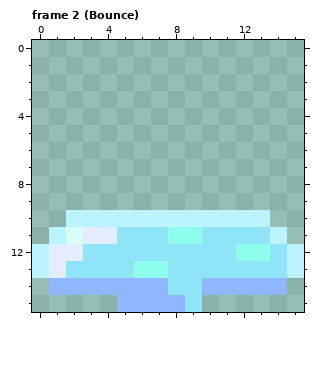
Two states of a pixel-art file, Olympus/Sprites/Level1/Mushroom.aseprite. The picture above was drawn from the file before the commit.
16x16 pixels, 4 frames. Shown: frame 2 (Bounce).
And afterwards:
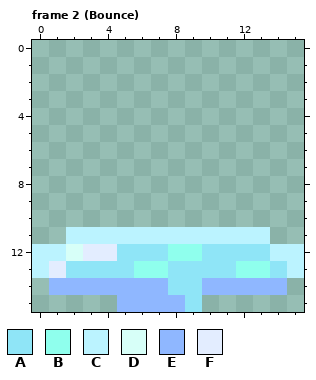
Palette (. is transparent): A #8fe5f7  B #8fffed  C #bbf3ff  D #d7fff8  E #8fb7ff  F #e3edff
What changed:
Frame 2 (Bounce), layers "Shade", "Layer 1":
y 10: x 2..13 CCCCCCCCCCCC -> ............
y 11: x 1..14 CDFFAAABBAAAAC -> .CCCCCCCCCCCC.
y 12: x 1..4 FFAA -> CDFF; x 8..9 AA -> BB; x 12..14 BBA -> AAC
y 13: x 12..13 AA -> BB
Where, in picture pixels (left, top, right, bottom), the same in both pictures:
changed: (49, 210, 287, 278)
